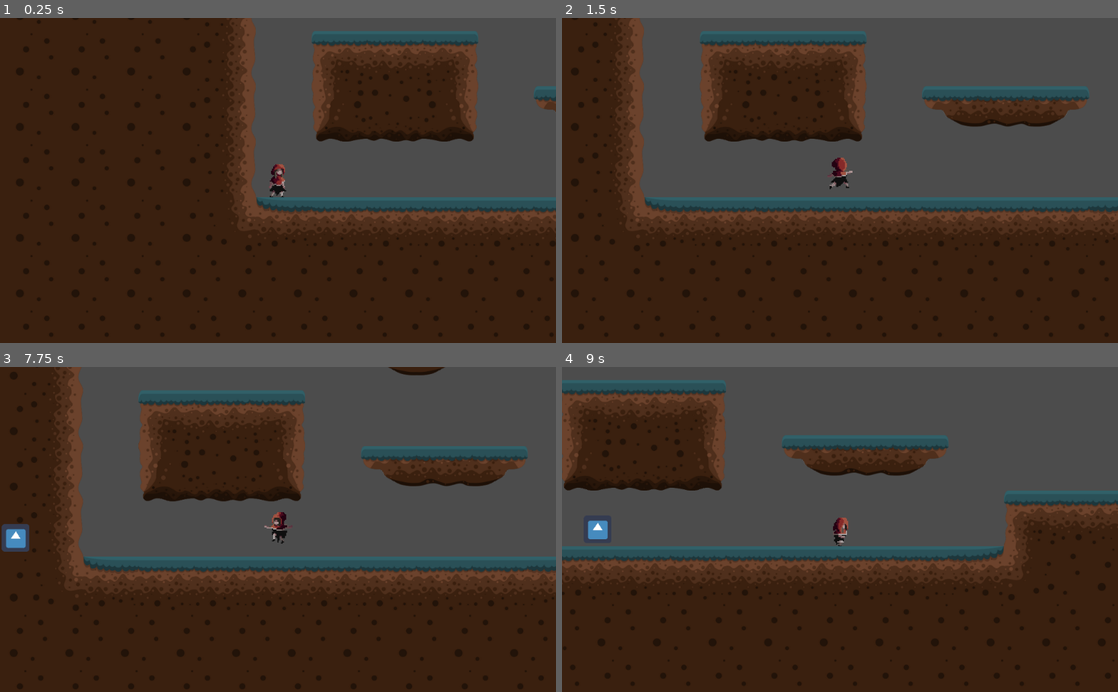
Above: before the commit, frames 1-4 (two rows, left to right).
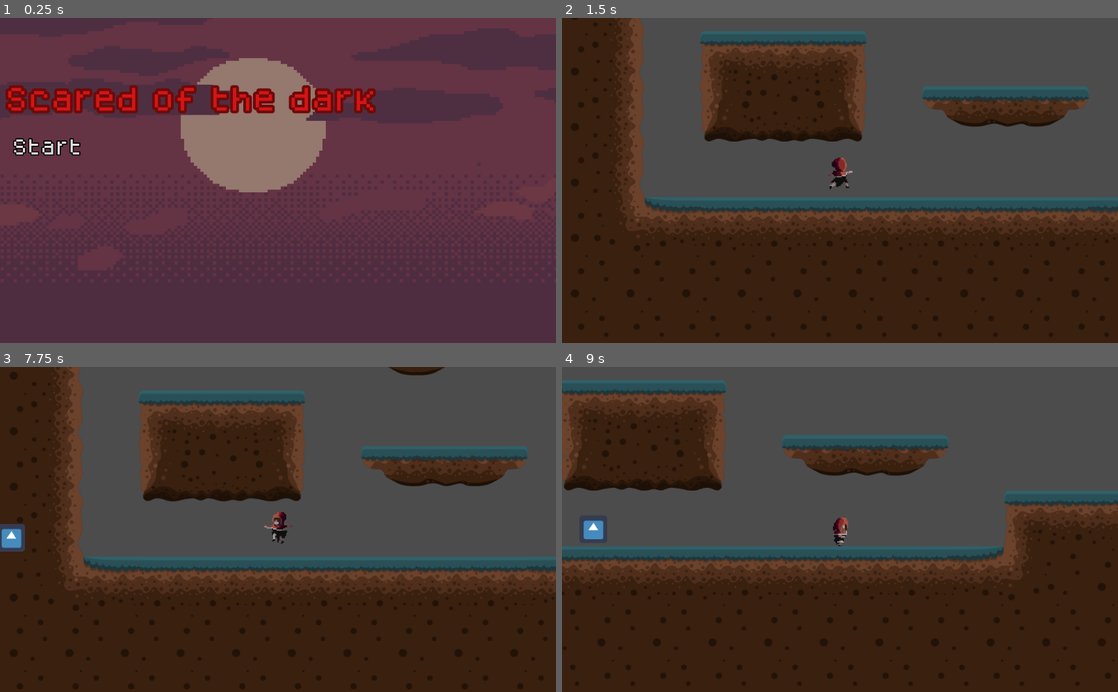
Above: after the commit, the same moments.

Repository: beldonholt/YourMum
Game: Godot game, scene res://StartMenu.tscn
The game is run twice, just before and just after one commit, with the same random seed, the same clock (stepped at 60 frames per second) and the same inputs. Before the commit the project starts from res://Levels/MainLevels/LevelOne.tscn. The engine's default icon, where the game draws it, is replaced by a stand-in: a white triangle on a blue panel in a dark square.
Inputs (mouse positions are in pixels of both pictures, inside the frame that each line leads up to):
- Up to frame 1 (0.25 s): no input
- Up to frame 2 (1.5 s): click (606, 144) at 0.5 s, where only the run after the commit has a clickable "Start"; tap Enter at 1.25 s; hold D (right) from 1.28 s (still down); hold Shift (run) from 1.28 s (still down)
- Up to frame 3 (7.75 s): tap W (jump) at 1.52, 2.27, 3.77, 4.52, 5.27, 6.77, 7.52 s; release Shift (run) at 2.03 s; tap Shift (run) every 1.5 s from 2.1 to 6.6 s; release D (right) at 2.78 s; hold A (left) 2.78-3.53 s; hold Shift (run) 2.78-3.53 s; hold D (right) 3.53-5.03 s; hold Shift (run) 4.28-5.03 s; hold A (left) 5.03-5.78 s; hold D (right) 5.78-6.53 s; hold Shift (run) 5.78-6.53 s; hold A (left) from 6.53 s (still down); hold Shift (run) from 7.28 s (still down)
- Up to frame 4 (9 s): release A (left) at 8.03 s; release Shift (run) at 8.03 s; hold D (right) from 8.03 s (still down); tap Shift (run) at 8.1 s; tap W (jump) at 8.27 s; hold Shift (run) from 8.78 s (still down)

The runs differ from the first frame. In frame 1, 99% of the frame differs, in the area x 0-100%, y 0-100%; in frame 2, nothing differs; in frame 3, 0.2%; in frame 4, 0.1%.

Commit message:
Added a title screen

Diff:
--- a/Lvl 3 Main progect/Levels/MainLevels/LevelOne.gd
+++ b/Lvl 3 Main progect/Levels/MainLevels/LevelOne.gd
@@ -2,4 +2,3 @@
 
 func _ready():
 	Global.sceneSave()
-	#get_node("/root/Global").sceneSave(get_tree().get_current_scene())
--- a/Lvl 3 Main progect/Levels/MainLevels/LevelOne.tscn
+++ b/Lvl 3 Main progect/Levels/MainLevels/LevelOne.tscn
@@ -409,9 +409,6 @@
 [node name="Wolf" parent="BadThings/Wolves" instance=ExtResource( 17 )]
 position = Vector2( 2235.98, 70.3401 )
 
-[node name="Wolf2" parent="BadThings/Wolves" instance=ExtResource( 17 )]
-position = Vector2( 3561.35, -435.158 )
-
 [node name="Wolf3" parent="BadThings/Wolves" instance=ExtResource( 17 )]
 position = Vector2( 4439.68, 80.0904 )
 
@@ -424,7 +421,10 @@
 position = Vector2( 1876.86, -286.487 )
 
 [node name="SpikeBush3" parent="BadThings/SpikeBushes" instance=ExtResource( 20 )]
-position = Vector2( 1859.83, -798.965 )
+position = Vector2( 3724.48, -421.796 )
+
+[node name="SpikeBush4" parent="BadThings/SpikeBushes" instance=ExtResource( 20 )]
+position = Vector2( 1923.4, -811.679 )
 
 [node name="Player" parent="." instance=ExtResource( 18 )]
 position = Vector2( -77.2844, 200.145 )
--- a/Lvl 3 Main progect/StartMenu.gd
+++ b/Lvl 3 Main progect/StartMenu.gd
@@ -1,4 +1,9 @@
 extends Node
 func _ready():
 	$AnimationPlayer.play("TitleText")
+	$AnimationPlayer.play("BackGroundFade")
 	pass # Replace with function body.
+
+
+func _on_Button_pressed():
+	get_tree().change_scene("res://Levels/MainLevels/LevelOne.tscn")
--- a/Lvl 3 Main progect/StartMenu.tscn
+++ b/Lvl 3 Main progect/StartMenu.tscn
@@ -1,17 +1,35 @@
-[gd_scene load_steps=6 format=2]
+[gd_scene load_steps=9 format=2]
 
 [ext_resource path="res://Assets/Background/parallax-mountain-bg.png" type="Texture" id=1]
 [ext_resource path="res://StartMenu.gd" type="Script" id=2]
+[ext_resource path="res://Assets/dogica/OTF/dogicapixel.otf" type="DynamicFontData" id=3]
 
 [sub_resource type="DynamicFontData" id=1]
 hinting = 0
 font_path = "res://Assets/dogica/OTF/dogicapixel.otf"
 
 [sub_resource type="DynamicFont" id=2]
-size = 47
+size = 48
 outline_size = 5
 outline_color = Color( 0.431373, 0.0431373, 0.0431373, 1 )
 font_data = SubResource( 1 )
+
+[sub_resource type="Animation" id=4]
+resource_name = "BackGroundFade"
+length = 6.0
+loop = true
+tracks/0/type = "value"
+tracks/0/path = NodePath("Sprite:modulate")
+tracks/0/interp = 1
+tracks/0/loop_wrap = true
+tracks/0/imported = false
+tracks/0/enabled = true
+tracks/0/keys = {
+"times": PoolRealArray( 0, 1, 2, 3, 4, 5, 5.9 ),
+"transitions": PoolRealArray( 1, 1, 1, 1, 1, 1, 1 ),
+"update": 0,
+"values": [ Color( 0.517647, 0.509804, 0.509804, 1 ), Color( 0.792157, 0.427451, 0.427451, 1 ), Color( 0.74902, 0.203922, 0.203922, 1 ), Color( 0.611765, 0.0509804, 0.0509804, 1 ), Color( 0.227451, 0, 0, 1 ), Color( 0.105882, 0, 0, 1 ), Color( 0.52549, 0.52549, 0.52549, 1 ) ]
+}
 
 [sub_resource type="Animation" id=3]
 resource_name = "TitleText"
@@ -28,22 +46,41 @@
 "update": 1,
 "values": [ 48, 47, 50 ]
 }
+tracks/1/type = "value"
+tracks/1/path = NodePath("Label:custom_fonts/font:outline_size")
+tracks/1/interp = 1
+tracks/1/loop_wrap = true
+tracks/1/imported = false
+tracks/1/enabled = true
+tracks/1/keys = {
+"times": PoolRealArray( 0, 0.5, 1 ),
+"transitions": PoolRealArray( 1, 1, 1 ),
+"update": 1,
+"values": [ 5, 4, 5 ]
+}
+
+[sub_resource type="DynamicFont" id=5]
+size = 32
+outline_size = 2
+outline_color = Color( 0, 0, 0, 1 )
+font_data = ExtResource( 3 )
 
 [node name="StartMenu" type="Node"]
 script = ExtResource( 2 )
 
 [node name="Sprite" type="Sprite" parent="."]
+modulate = Color( 0.517647, 0.509804, 0.509804, 1 )
 show_behind_parent = true
 light_mask = 3
-position = Vector2( 485.98, 443.921 )
+position = Vector2( 469.498, 421.648 )
 scale = Vector2( 5.93027, 5.52233 )
 texture = ExtResource( 1 )
 
 [node name="Label" type="Label" parent="."]
-margin_left = 4.5835
-margin_top = 137.292
-margin_right = 1030.58
-margin_bottom = 314.292
+margin_left = 9.34571
+margin_top = 129.355
+margin_right = 1035.34
+margin_bottom = 306.355
 custom_fonts/font = SubResource( 2 )
 custom_colors/font_color = Color( 0.835294, 0.0862745, 0.0862745, 1 )
 text = "Scared of the dark"
@@ -52,4 +89,23 @@
 }
 
 [node name="AnimationPlayer" type="AnimationPlayer" parent="."]
+anims/BackGroundFade = SubResource( 4 )
 anims/TitleText = SubResource( 3 )
+
+[node name="Button" type="Button" parent="."]
+margin_left = 16.0
+margin_top = 207.0
+margin_right = 93.0
+margin_bottom = 265.0
+custom_fonts/font = SubResource( 5 )
+custom_colors/font_color_disabled = Color( 0.584314, 0.145098, 0.145098, 1 )
+custom_colors/font_color_pressed = Color( 0, 0, 0, 1 )
+action_mode = 0
+text = "Start"
+flat = true
+align = 0
+__meta__ = {
+"_edit_use_anchors_": false
+}
+
+[connection signal="pressed" from="Button" to="." method="_on_Button_pressed"]
--- a/Lvl 3 Main progect/project.godot
+++ b/Lvl 3 Main progect/project.godot
@@ -15,7 +15,7 @@
 [application]
 
 config/name="Lvl 3 Main Progect "
-run/main_scene="res://Levels/MainLevels/LevelOne.tscn"
+run/main_scene="res://StartMenu.tscn"
 config/icon="res://icon.png"
 
 [autoload]
